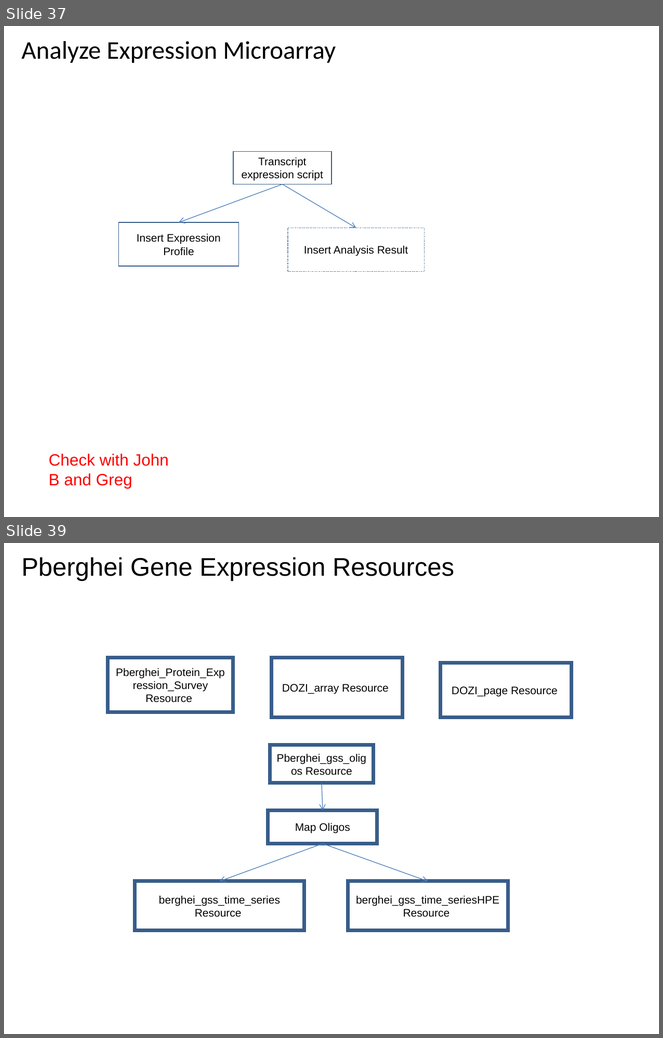
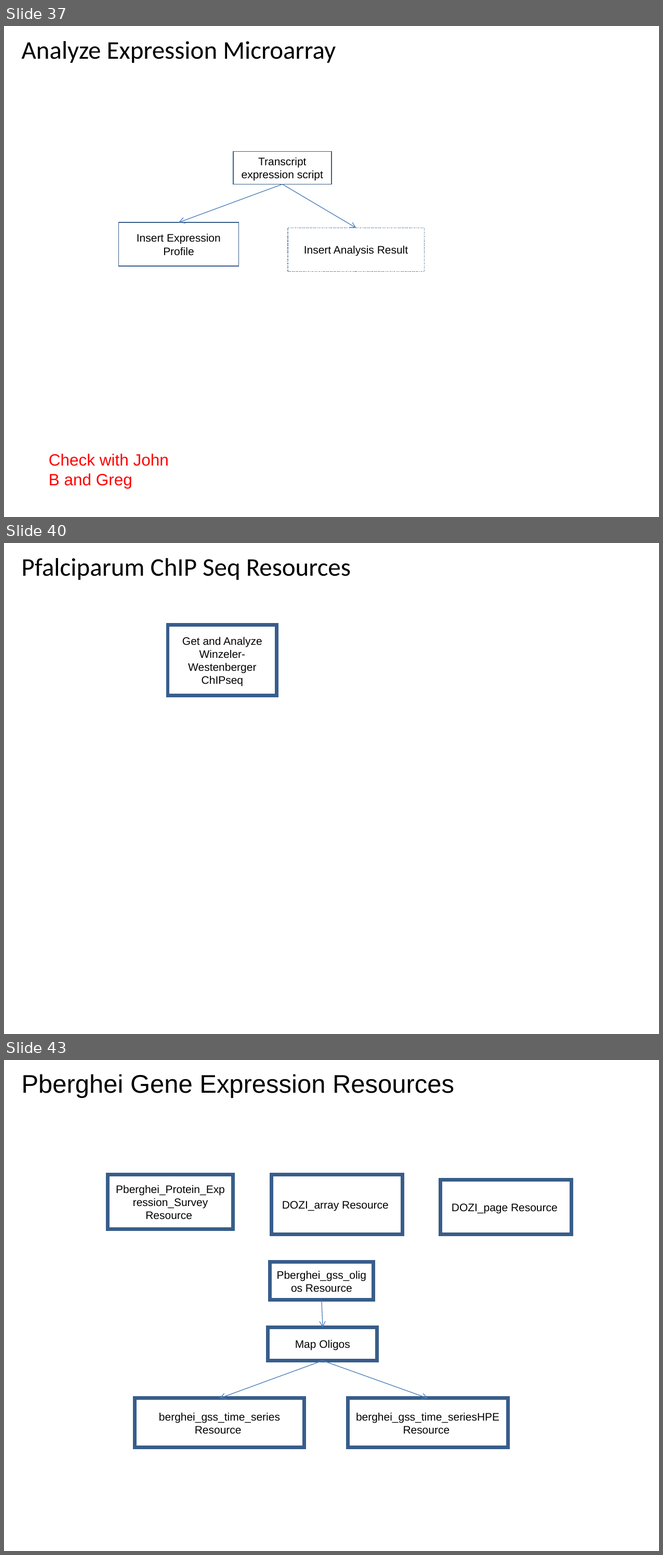
Before and after one commit to VEuPathDB/ApiCommonWorkflow, a slide deck: Main/doc/IntegratedWorkflow.ppt. Shown one above the other, each under a label of ours: slides 37 and 39 before the commit, slides 37, 40 and 43 after it; the slides between them are not shown. The pictures are 663x1038 and 663x1555 pixels, drawn with LibreOffice and Linux fonts; fonts in the diff are those of the drawing. Boxes give left, top, right and bottom in pixels: in the first picture for what was removed or moved away, otherwise in the second. Text is boxed around its words. In the diff, an @@ line names an element or a change of style, - is before the commit and + after.

```diff
--- a/Main/doc/IntegratedWorkflow.ppt
+++ b/Main/doc/IntegratedWorkflow.ppt
@@ slide 40 added at [4, 543, 659, 1034], background #FFFFFF @@
@@ title added at [22, 558, 351, 580], 28 pt, text #000000 @@
+Pfalciparum ChIP Seq Resources
@@ rectangle added at [168, 625, 277, 696], outline #385D8A 4 pt, 12 pt, text #000000 @@
+Get and Analyze Winzeler-Westenberger ChIPseq
@@ what was slide 39 is now slide 43 @@
```
Also in this commit, not shown: 6 slides changed, 3 other slides added.
